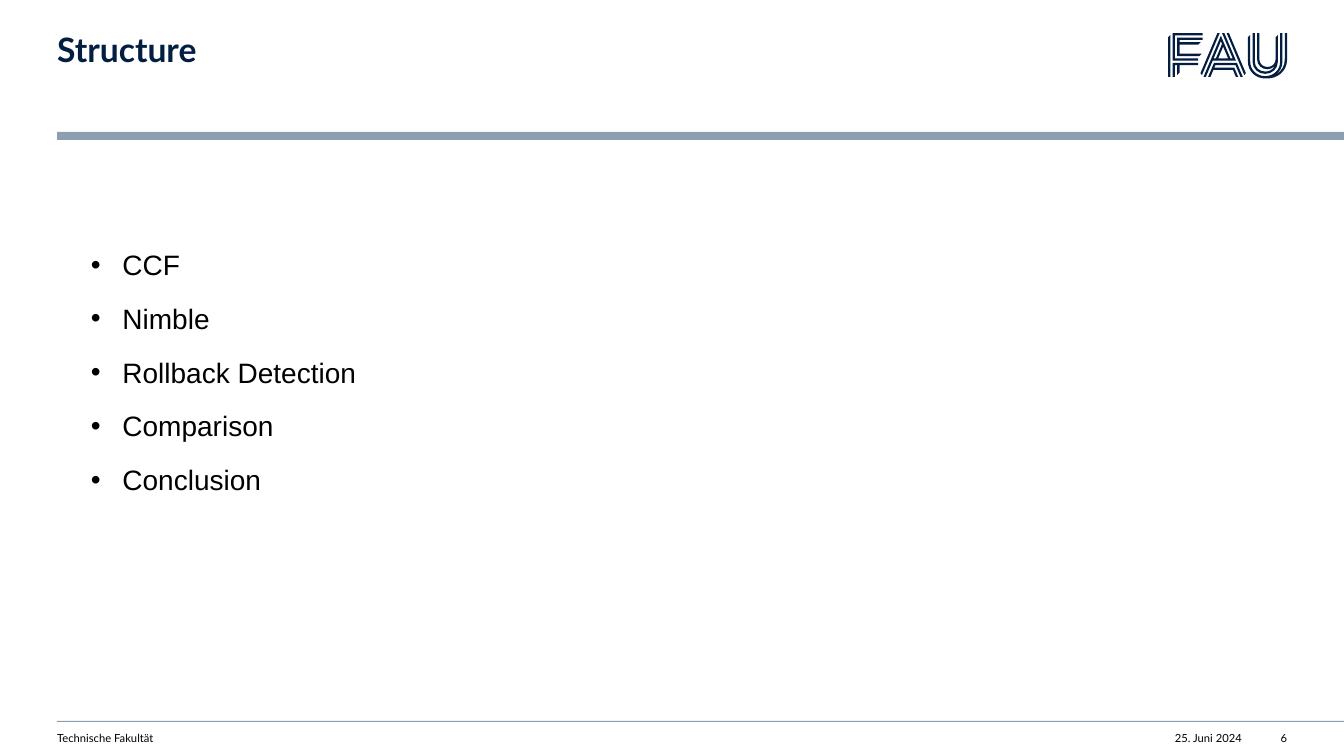
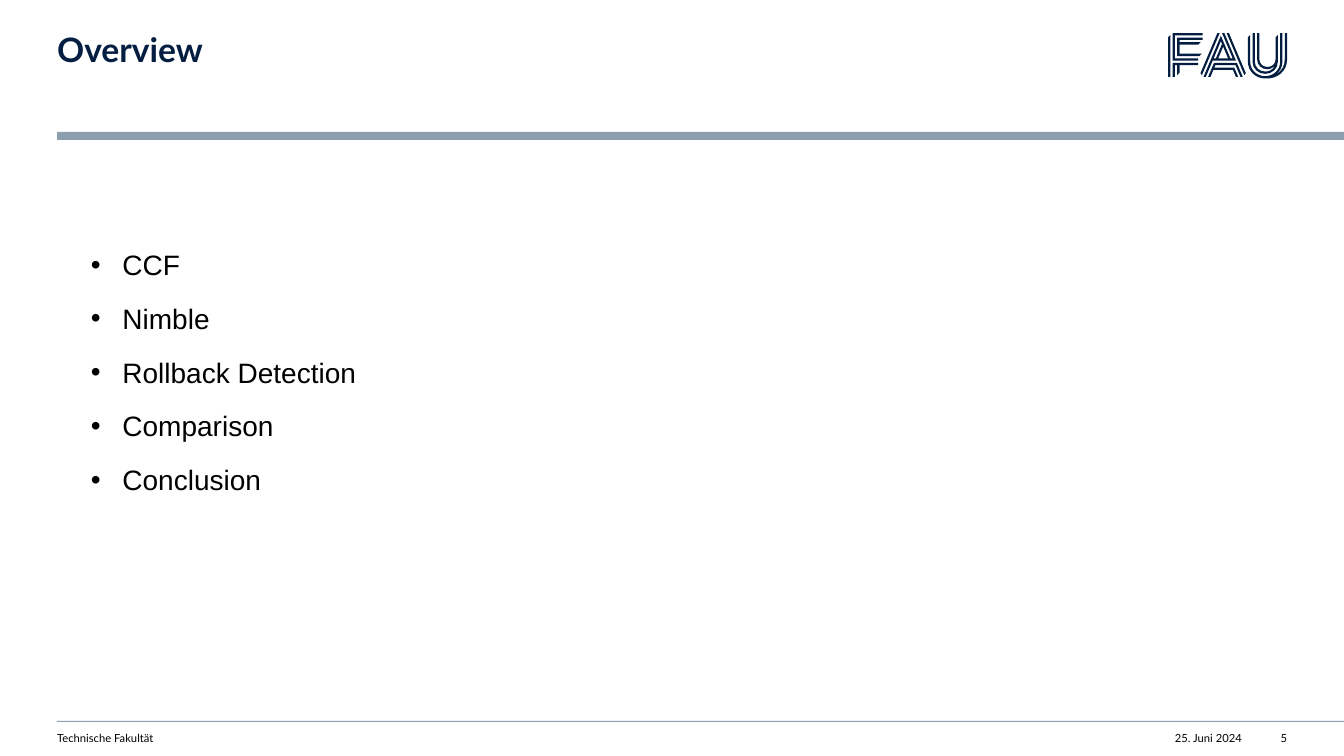
Before and after one commit to listigpeter/AKSS, a slide deck: slide 5 of presentation/confidetial_cloud_services.pptx (slide 6 before the commit). Drawn at 1344x756 pixels with LibreOffice and Linux fonts; fonts in the diff are those of the drawing. Boxes give left, top, right and bottom in pixels: in the first picture for what was removed or moved away, otherwise in the second. Text is boxed around its words. In the diff, an @@ line names an element or a change of style, - is before the commit and + after.

```diff
--- a/presentation/confidetial_cloud_services.pptx
+++ b/presentation/confidetial_cloud_services.pptx
@@ title at [57,37,203,63]: text changed @@
-Structure
+Overview
@@ page number at [1281,734,1287,742]: text changed @@
-6
+5
```
Also in this commit, not shown: 2 other slides changed, 13 other files.
